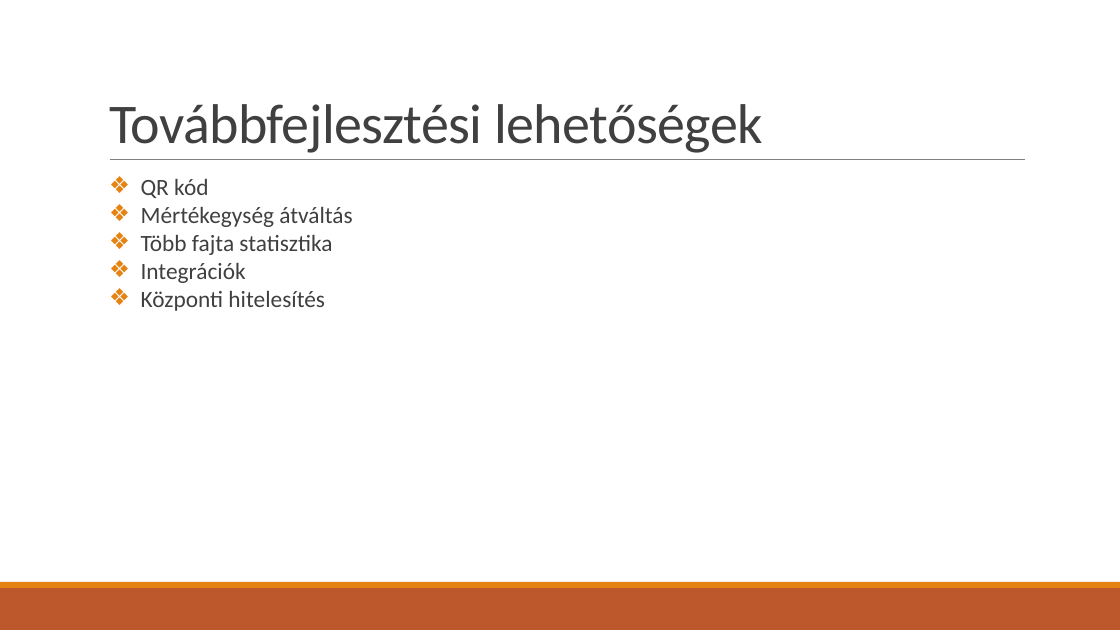
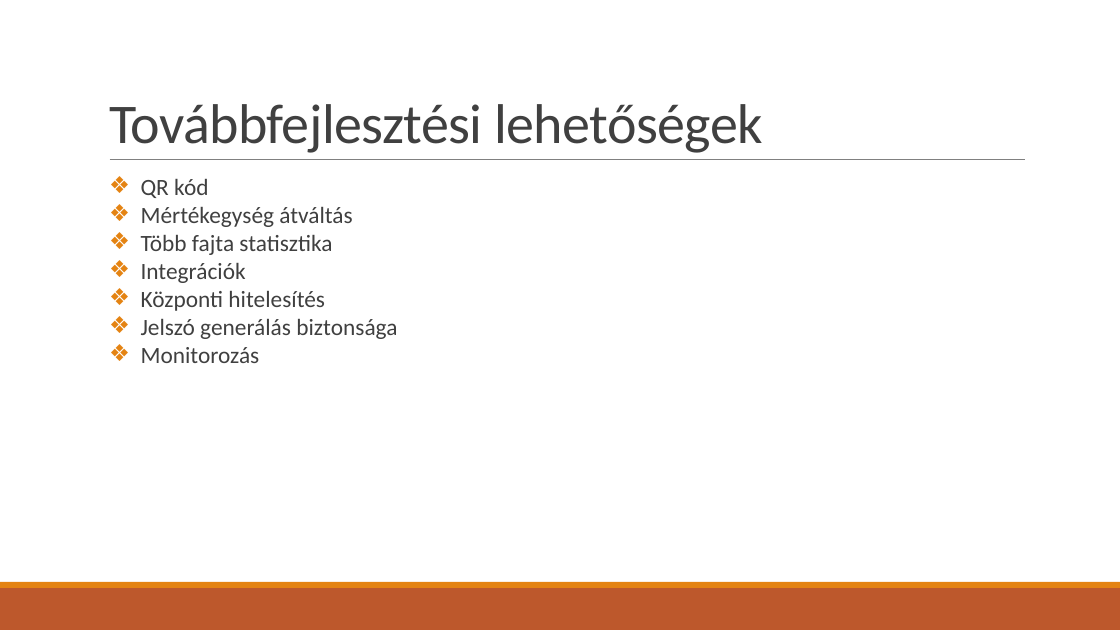
Before and after one commit to KissKolos/Easy-Inventory, a slide deck: slide 27 of bemutató.pptx (slide 28 before the commit). Drawn at 1120x630 pixels with LibreOffice and Linux fonts; fonts in the diff are those of the drawing. Boxes give left, top, right and bottom in pixels: in the first picture for what was removed or moved away, otherwise in the second. Text is boxed around its words. In the diff, an @@ line names an element or a change of style, - is before the commit and + after.

```diff
--- a/bemutató.pptx
+++ b/bemutató.pptx
@@ text at (x1=141, y1=319, x2=397, y2=363): paragraphs added @@
+❖ Jelszó generálás biztonsága
+❖ Monitorozás
```
Also in this commit, not shown: 12 other slides changed, 4 slides added, 5 slides removed, 2 other files.
